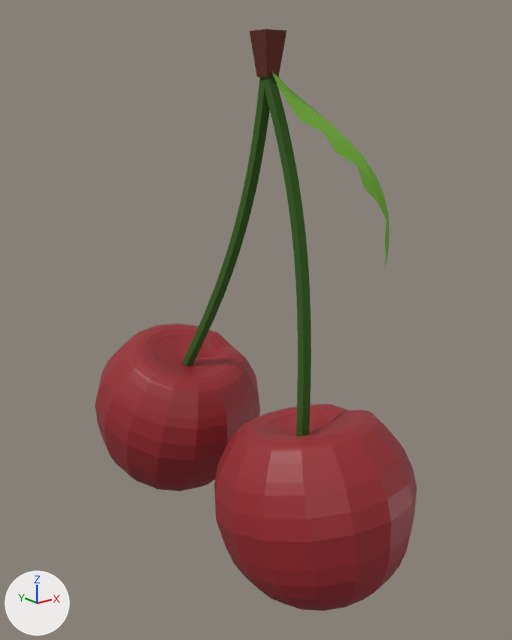
The Blender file Assets/Objects/cherry.blend, before and after one commit.
Rendered twice from a 50 mm camera at (-2.25, -2.38, 3.49) aimed at (0.04, 0.49, 2.34). Every picture has the same lights, and +X, +Y and +Z are marked at lower left.

Names of what the first picture shows: 'Cherry'.
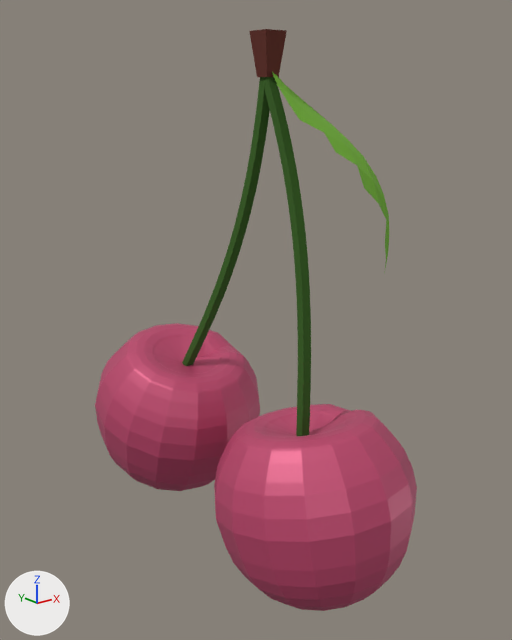
Boxes (x1, y1, x2, y2) around the edits, measured in the pictures (512 x 640 px):
```json
{"object": "Cherry", "change": "recoloured", "before": [95, 323, 417, 611], "after": [95, 323, 417, 611], "on screen": "red to pink"}
```

The change, as JSON lines over the scene's bpy script:
```json
{"op": "set", "path": "mat_visnja.base_color", "old": "(0.317, 0.0184, 0.0267)", "new": "(0.579, 0.069, 0.172)", "note": "red #99252d -> pink #c84a73"}
```
